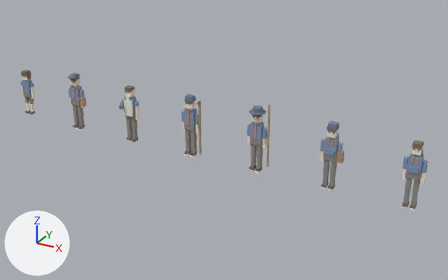
A saved change to the glTF model public/models/characters.glb.
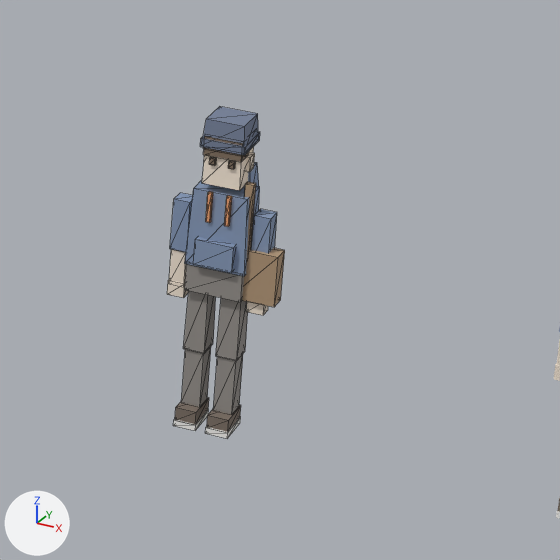
The first picture shows the older version from a 50 mm lens placed at (14.33, -13.28, 7.22), pointed at (6.89, 0.25, 0.45). The close-ups show the older and then the newer version on the part from 63% to 90% of the width and 35% to 77% of the height of that picture. Only the edits that show in the close-ups are written down. Arrows for +X, +Y and +Z are at lower left; the lights stay in place. The close-ups show mesh edges as thin lines. Where no turn or scale is listed for an object, it has been applied to the vertices. Vertices at exactly the same position are counted once.

Names of what the first close-up shows: 'Villager_Artist', 'Villager_Artist.ARM_L', 'Villager_Artist.ARM_R', 'Villager_Artist.HEAD', 'Villager_Artist.LEG_L', 'Villager_Artist.LEG_R', 'Villager_Keeper.ARM_L', 'Villager_Keeper.LEG_L'.
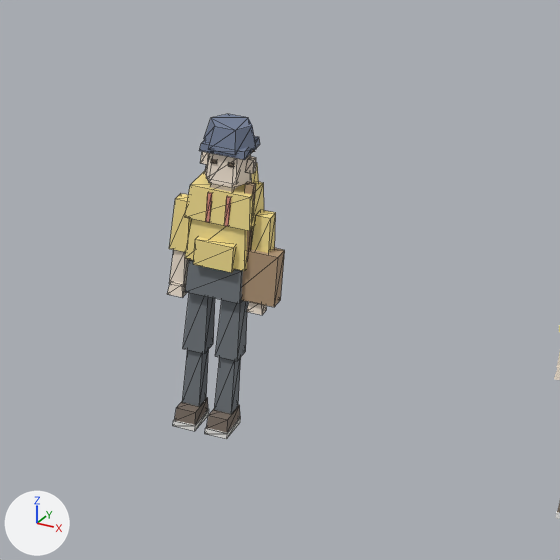
Where the change shows, as pixel boxes [x1, y1, x2, y2] in the close-ups (560 x 560 px; the box of a moved part takes in the faces that stretch with it):
'Villager_Artist', recoloured, reshaped
    before: [185, 162, 285, 307]
    after: [185, 163, 285, 307]
'Villager_Artist.HEAD', reshaped (8% shorter)
    before: [200, 106, 260, 191]
    after: [199, 114, 260, 192]
'Villager_Artist.LEG_R', recoloured
    both: [205, 300, 247, 438]
'Villager_Artist.LEG_L', recoloured
    both: [173, 293, 215, 431]
'Villager_Artist.ARM_L', recoloured (blue to yellow)
    both: [167, 193, 190, 297]
'Villager_Artist.ARM_R', recoloured (blue to yellow)
    both: [246, 210, 276, 315]
part 1 of me_villager_artist, rebuilt
    before: [185, 180, 260, 276]
    after: [185, 219, 254, 271]
part 2 of me_villager_artist, rebuilt
    before: [185, 264, 244, 302]
    after: [185, 259, 243, 304]
part 3 of me_villager_artist, added (yellow)
    after: [185, 171, 264, 231]
part 4 of me_villager_artist_head, added (pale yellow)
    after: [205, 154, 252, 188]
part 5 of me_villager_artist_head, moved or reshaped
    before: [202, 147, 254, 191]
    after: [206, 153, 240, 184]
part 6 of me_villager_artist_head, added
    after: [204, 114, 256, 155]
part 7 of me_villager_artist_head, moved or reshaped (not visible before)
    after: [199, 136, 260, 160]
part 8 of me_villager_artist_head, rebuilt (not visible before)
    after: [200, 151, 209, 165]
part 9 of me_villager_artist_head, rebuilt (10% shorter)
    before: [245, 153, 255, 172]
    after: [246, 157, 256, 174]
part 10 of me_villager_artist_head, deleted
    before: [203, 136, 248, 162]
part 11 of me_villager_artist_head, deleted
    before: [200, 132, 260, 155]
part 12 of me_villager_artist_head, deleted
    before: [209, 157, 216, 165]
part 13 of me_villager_artist_head, deleted
    before: [228, 161, 235, 169]
part 14 of me_villager_artist_head, deleted
    before: [203, 106, 258, 146]
part 15 of me_villager_artist_head, added (mostly hidden)
    after: [210, 183, 238, 192]

Patch to the scene script:
```diff
--- a/public/models/characters.glb.py
+++ b/public/models/characters.glb.py
@@ mat_coat @@
 mat_coat = principled_material('COAT')
-mat_coat.base_color = (0.24, 0.32, 0.48)  # blue #8699b8
+mat_coat.base_color = (0.94, 0.77, 0.29)  # yellow #f8e393
 mat_coat.roughness = 0.9
@@ mat_coat_alt @@
 mat_coat_alt = principled_material('COAT_ALT')
-mat_coat_alt.base_color = (0.3, 0.28, 0.26)  # grey #95908b
+mat_coat_alt.base_color = (0.17, 0.19, 0.21)  # grey #73797e
 mat_coat_alt.roughness = 0.9
@@ me_villager_artist @@
-me_villager_artist.from_pydata(...)  # 64 vertices, 96 faces; spans x -0.16..0.32, y -0.13..0.15, z 0.69..1.365
+me_villager_artist.from_pydata(...)  # 84 vertices, 128 faces; spans x -0.173..0.32, y -0.13..0.15, z 0.68..1.365
+# me_villager_artist part 1: the loose piece of 8 vertices spanning x -0.16..0.16, y -0.1..0.1, z 0.84..1.26 is rebuilt with 8 vertices and now spans x -0.16..0.16, y -0.1..0.1, z 0.87..1.19
+# me_villager_artist part 2: the loose piece of 8 vertices spanning x -0.15..0.15, y -0.095..0.095, z 0.69..0.85 is rebuilt with 8 vertices and now spans x -0.147..0.147, y -0.095..0.095, z 0.68..0.86
+# me_villager_artist part 3: 8 vertices added at x -0.173..0.173, y -0.11..0.11, z 1.1..1.28
+# other edits to the shape of me_villager_artist do not show in these pictures
 me_villager_artist.materials.append(mat_coat)
@@ me_villager_artist @@
 me_villager_artist.materials.append(mat_accent)
+me_villager_artist.materials.append(mat_skin)  # pale yellow #f8ead8
@@ me_villager_artist_head @@
-me_villager_artist_head.from_pydata(...)  # 72 vertices, 108 faces; spans x -0.123..0.123, y -0.112..0.112, z 0.0..0.35
+me_villager_artist_head.from_pydata(...)  # 92 vertices, 144 faces; spans x -0.14..0.14, y -0.121..0.123, z -0.04..0.32
+# me_villager_artist_head part 4: a new loose piece, a 6-sided cut cone along z (radius 0.125 at the low end, 0.102 at the high end) spanning x -0.125..0.125, y -0.098..0.118, z 0.01..0.23, in mat_skin (pale yellow #f8ead8)
+# me_villager_artist_head part 5: the loose piece of 8 vertices spanning x -0.1..0.1, y -0.095..0.095, z 0.0..0.24 is scaled about its middle by (0.792, 0.782, 0.583), then moved by (0.0, -0.02, -0.02)
+# me_villager_artist_head part 6: a new loose piece, a 6-sided cut cone along z (radius 0.14 at the low end, 0.109 at the high end) spanning x -0.14..0.14, y -0.121..0.121, z 0.2..0.32, in mat_hat (greyish blue #768199)
+# me_villager_artist_head part 7: the loose piece of 8 vertices spanning x -0.105..0.105, y -0.1..0.1, z 0.19..0.27 is scaled about its middle by (1.14, 1.14, 0.5), then moved by (0.0, 0.0, -0.03), in mat_hat (greyish blue #768199)
+# me_villager_artist_head part 8: the loose piece of 8 vertices spanning x -0.123..-0.087, y -0.025..0.035, z 0.08..0.16 is rebuilt with 8 vertices and now spans x -0.14..-0.1, y -0.025..0.025, z 0.075..0.145
+# me_villager_artist_head part 9: the loose piece of 8 vertices spanning x 0.087..0.123, y -0.025..0.035, z 0.08..0.16 is rebuilt with 8 vertices and now spans x 0.1..0.14, y -0.025..0.025, z 0.075..0.145
+# me_villager_artist_head part 10: the loose piece of 8 vertices spanning x -0.1..0.1, y -0.105..-0.005, z 0.16..0.26 is deleted
+# me_villager_artist_head part 11: the loose piece of 8 vertices spanning x -0.117..0.117, y -0.112..0.112, z 0.203..0.248 is deleted
+# me_villager_artist_head part 12: the loose piece of 8 vertices spanning x -0.065..-0.035, y -0.108..-0.088, z 0.115..0.149 is deleted
+# me_villager_artist_head part 13: the loose piece of 8 vertices spanning x 0.035..0.065, y -0.108..-0.088, z 0.115..0.149 is deleted
+# me_villager_artist_head part 14: the loose piece of 8 vertices spanning x -0.112..0.112, y -0.108..0.108, z 0.21..0.35 is deleted
+# me_villager_artist_head part 15: 8 vertices added at x -0.06..0.06, y -0.085..0.025, z -0.04..0.04
+# other edits to the shape of me_villager_artist_head do not show in these pictures
 me_villager_artist_head.materials.append(mat_skin)
```
